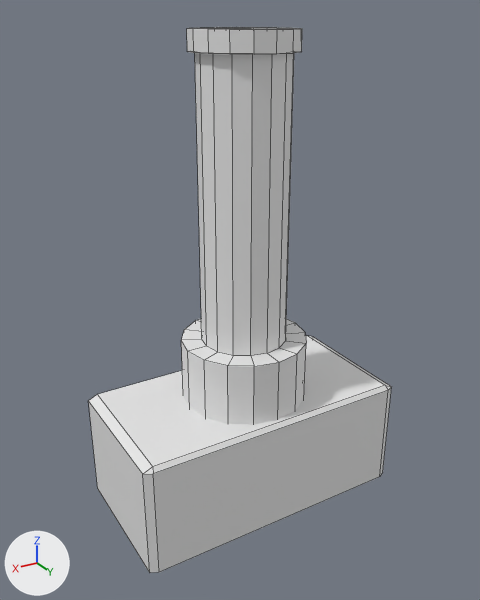
What one commit did to the Blender file Defenders/Assets/BlenderFiles/Furnace_DispenserBase.blend.
One viewpoint serves both versions: a 50 mm lens placed at (3.49, 6.54, 5.33), pointed at (0.07, 0.82, 2.47). Every picture has the same lights, and +X, +Y and +Z are marked at lower left. Mesh edges are drawn as thin lines.
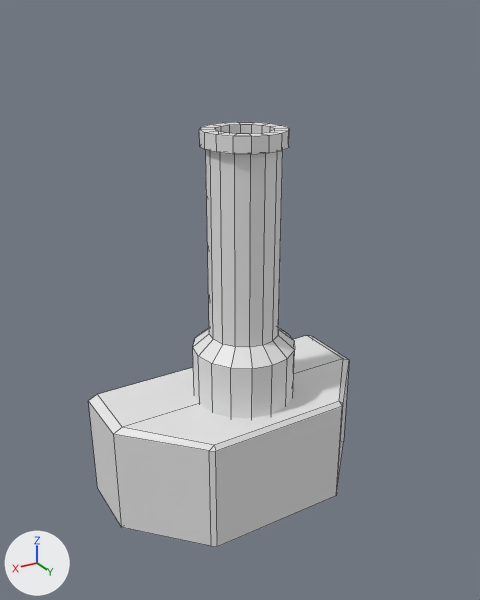
What differs and where, as boxes (x1, y1, x2, y2) in the pictures (480 x 600 px; the box of a moved part takes in the faces that stretch with it):
'Cube', reshaped (14% narrower, 11% shorter): before (89, 336, 391, 573); after (89, 336, 349, 547)
'Cylinder', reshaped, rescaled (18% narrower, 26% shorter): before (181, 27, 306, 425); after (193, 122, 295, 418)
part 1 of me_cylinder, moved or reshaped: before (181, 341, 306, 425); after (193, 349, 295, 418)
part 2 of me_cylinder, moved or reshaped: before (181, 53, 306, 366); after (193, 150, 295, 369)
part 3 of me_cube, built on: before (110, 386, 391, 573); after (110, 359, 349, 547)

What changed in the scene script:
```text
Change me_cylinder:
    where me_cylinder.from_pydata(...)  # 128 vertices, 114 faces; spans x -1.0..1.0, y -1.0..1.0, z 0.0..7.4
    used by ob_cylinder; location = (0.0, 0.8, 0.0); scale = (0.704, 0.704, 0.704)
    me_cylinder part 1: 16 of the vertices in x -1.0..1.0, y -1.0..1.0, z 2.85 are moved by (0.0, 0.0, 0.44)
    me_cylinder part 2: all 16 vertices in x -0.67..0.67, y -0.67..0.67, z 2.85 are moved by (0.0, 0.0, 0.71)
Change me_cube:
    used by ob_cube; location = (0.0, 0.8, 0.0)
    remove me_cube.from_pydata(...)  # 16 vertices, 13 faces; spans x -1.6..1.6, y -0.8..0.8, z 0.0..1.3
    add me_cube.from_pydata(...)  # 22 vertices, 19 faces; spans x -1.6..1.6, y -0.8..0.8, z 0.0..1.3
    me_cube part 3
    8 faces are deleted
    4 vertices in x -1.6..1.6, y 0.75, z 1.25..1.3 move by (0.0, -0.77, 0.0)
    6 vertices move from x -1.6..1.6, y 0.75..0.8, z 0.0..1.25 to x -0.87..0.87, y 0.75..0.8, z 0.0..1.25
    6 vertices are added at (-0.81, 0.75, 1.3), (-0.87, 0.75, 1.25), (0.81, 0.75, 1.3), (0.87, 0.75, 1.25), (-1.6, -0.02, 0.0), (1.6, -0.02, 0.0)
    14 new faces join them
Change ob_cylinder:
    ob_cylinder.scale: (0.704, 0.704, 0.704) -> (0.58, 0.58, 0.58)
```
